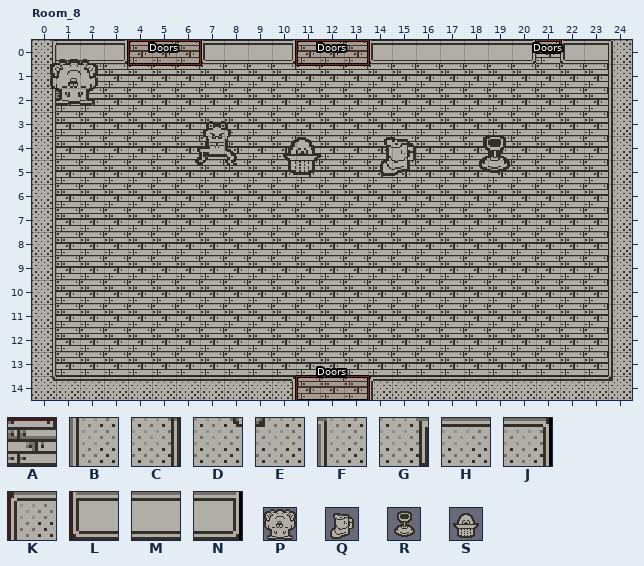
Level history. LDtk project: LDTK/DPplaydate.ldtk. Above is the file before it was changed.
Cells are 16x16 px. Shown: Room_8 x 0..24, y 0..14. The commit also changed other parts of the map, which this record leaves out.
Key: from "BGTilemap": A 5, B 7, C 9, D 10, E 11, F 14, G 15, H 20, J 22, K 23, L 41, M 42, N 43; from "Brocorat": P 3; from "Items": Q 0, R 3, S 6.
_ is an empty cell.
Objects are placed by their top-left corner, in cells (3,4 is the top-left corner of cell 3,4); size is 1x1 cell unless given.
Layer "BGTilemap" before, first column x 0:
 0 GMMNAAALMMNAAALMMMMMNALMF
 1 CAAAAAAAAAAAAAAAAAAAAAAAB
 2 CAAAAAAAAAAAAAAAAAAAAAAAB
 3 CAAAAAAAAAAAAAAAAAAAAAAAB
 4 CAAAAAAAAAAAAAAAAAAAAAAAB
 5 CAAAAAAAAAAAAAAAAAAAAAAAB
 6 CAAAAAAAAAAAAAAAAAAAAAAAB
 7 CAAAAAAAAAAAAAAAAAAAAAAAB
 8 CAAAAAAAAAAAAAAAAAAAAAAAB
 9 CAAAAAAAAAAAAAAAAAAAAAAAB
10 CAAAAAAAAAAAAAAAAAAAAAAAB
11 CAAAAAAAAAAAAAAAAAAAAAAAB
12 CAAAAAAAAAAAAAAAAAAAAAAAB
13 CAAAAAAAAAAAAAAAAAAAAAAAB
14 DHHHHHHHHHJAAAKHHHHHHHHHE
Objects on layer "Enemies" before:
P "Brocorat" at 0.8,0.8 size 2x2
Objects on layer "Items" before:
S "Lamp" at 10.2,3.8 size 2x2
Q "Boots" at 14.2,3.8 size 2x2
R "Plunger" at 18.2,3.8 size 2x2
Objects on layer "Doors" before:
"Doors" rectangle at 11,14 size 3x1
"Doors" rectangle at 11,0 size 3x1
"Doors" rectangle at 4,0 size 3x1
"Doors" rectangle at 21,0 size 1x0.5
New version:
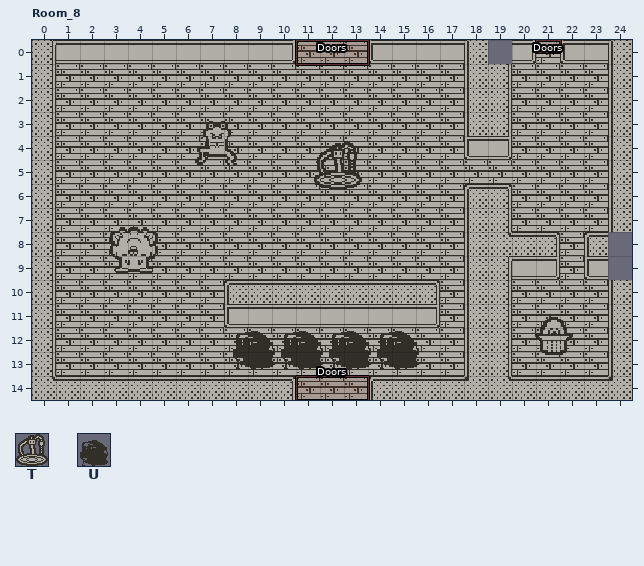
Further tiles: from "Props": T 44, U 45.
The edit:
Changed rows in their new state; . is an unchanged cell.
Layer "BGTilemap":
first column x 3:
 0 MMMMM..........FG.....
 1 ...............BC.....
 2 ...............BC.....
 3 ...............BC.....
 4 ...............LN.....
 6 ...............KJ.....
 7 ...............BC.....
 8 ...............BDHJ.KE
 9 ...............BGMN.LF
10 .....KHHHHHHHJ.BC.....
11 .....LMMMMMMMN.BC.....
12 ...............BC.....
13 ...............BC.....
14 ...............ED.....
Layer "Props":
added: T "Minifier" at 11.8,4.2 size 2x2
added: U "Slime" at 14.2,11.8 size 2x2
added: U "Slime" at 12.2,11.8 size 2x2
added: U "Slime" at 10.2,11.8 size 2x2
added: U "Slime" at 8.2,11.8 size 2x2
Layer "Enemies":
changed: P "Brocorat" at 0.8,0.8 size 2x2 -> P "Brocorat" at 3.2,7.8 size 2x2
Layer "Items":
added: S "Lamp" at 20.8,11.2 size 2x2
removed: S "Lamp" at 10.2,3.8 size 2x2
removed: Q "Boots" at 14.2,3.8 size 2x2
removed: R "Plunger" at 18.2,3.8 size 2x2
Layer "Doors":
removed: "Doors" rectangle at 4,0 size 3x1
